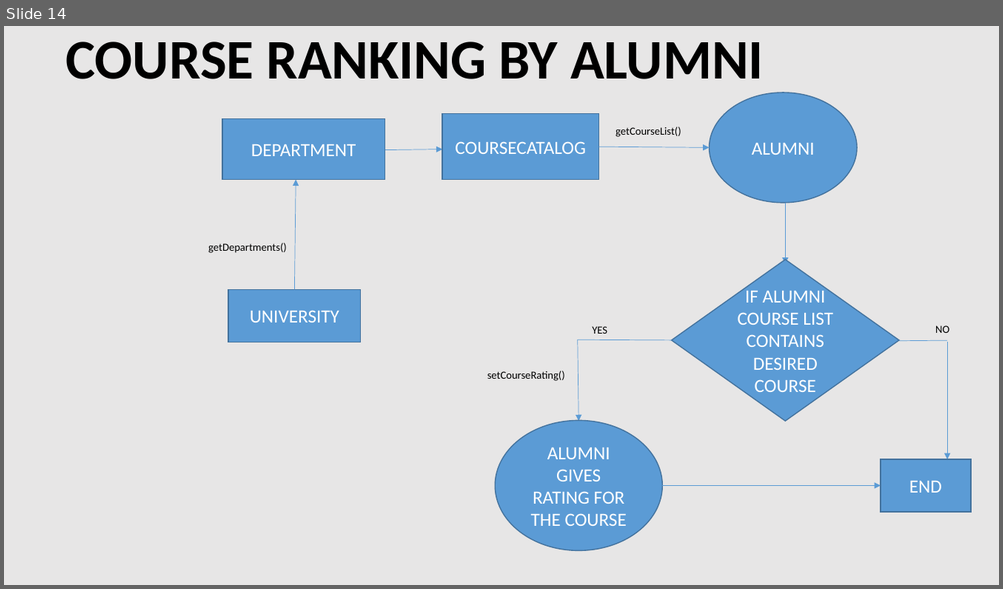
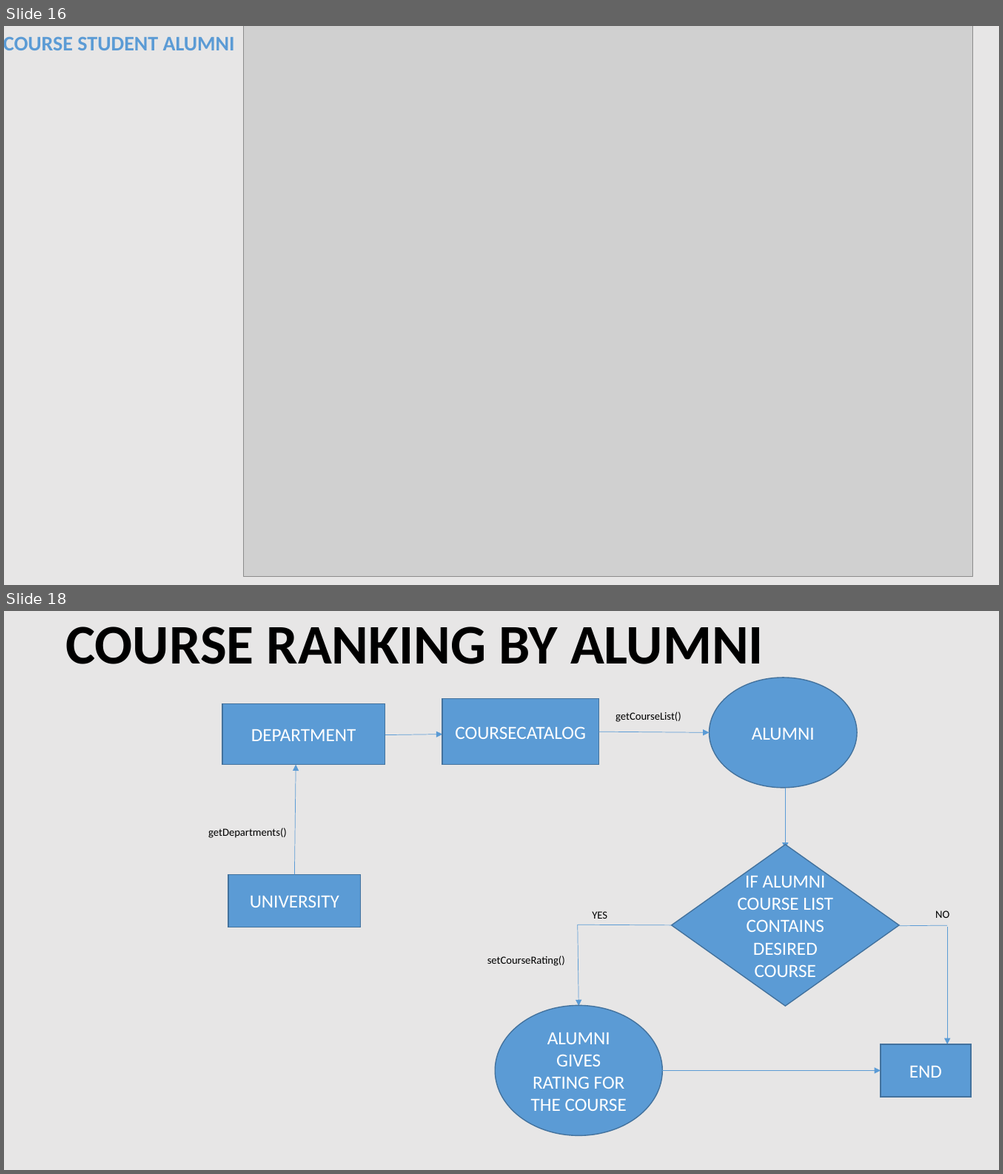
Before and after one commit to survea/INFO5100-GroupWork, a slide deck: GroupPPt_UM.pptx. Shown one above the other, each under a label of ours: slide 14 before the commit, slides 16 and 18 after it; the slides between them are not shown. The pictures are 1003x589 and 1003x1174 pixels, drawn with LibreOffice and Linux fonts; fonts in the diff are those of the drawing; grey boxes stand for pictures. Boxes give left, top, right and bottom in pixels: in the first picture for what was removed or moved away, otherwise in the second. Text is boxed around its words. In the diff, an @@ line names an element or a change of style, - is before the commit and + after.

```diff
--- a/GroupPPt_UM.pptx
+++ b/GroupPPt_UM.pptx
@@ slide 16 added at box(4, 26, 999, 585), background #E7E6E6 @@
@@ text added at box(4, 36, 235, 50), 20 pt, text #5B9BD5, bold @@
+COURSE STUDENT ALUMNI
@@ picture added at box(244, 26, 973, 577) @@
@@ what was slide 14 is now slide 18 @@
```
Also in this commit, not shown: 6 slides changed, 3 other slides added, 1 other file.
